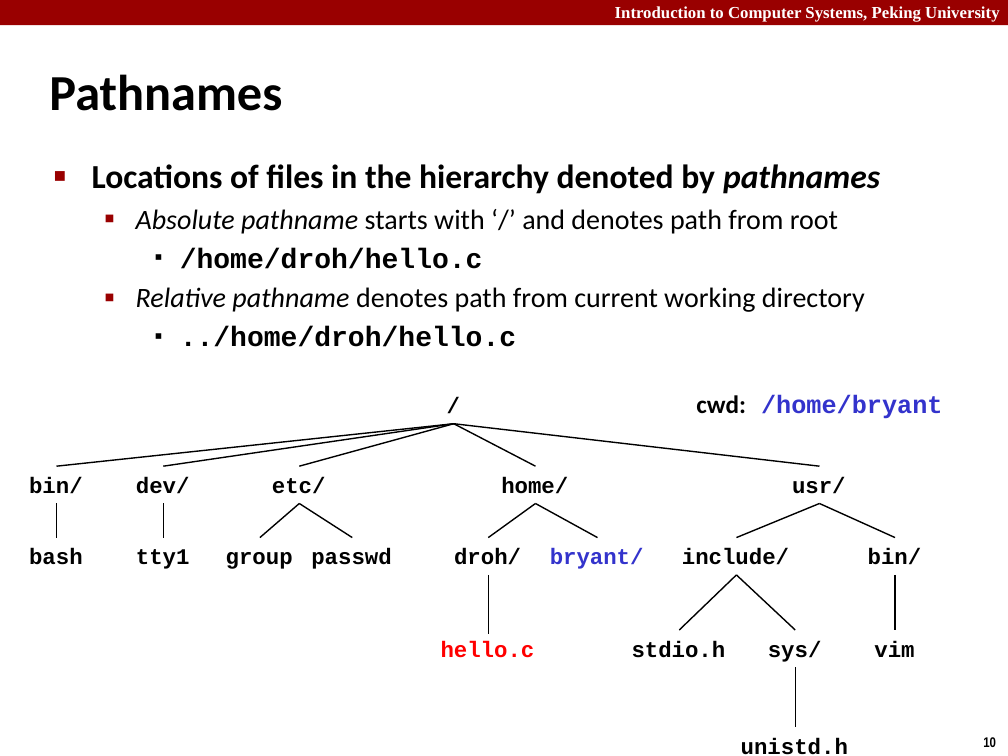
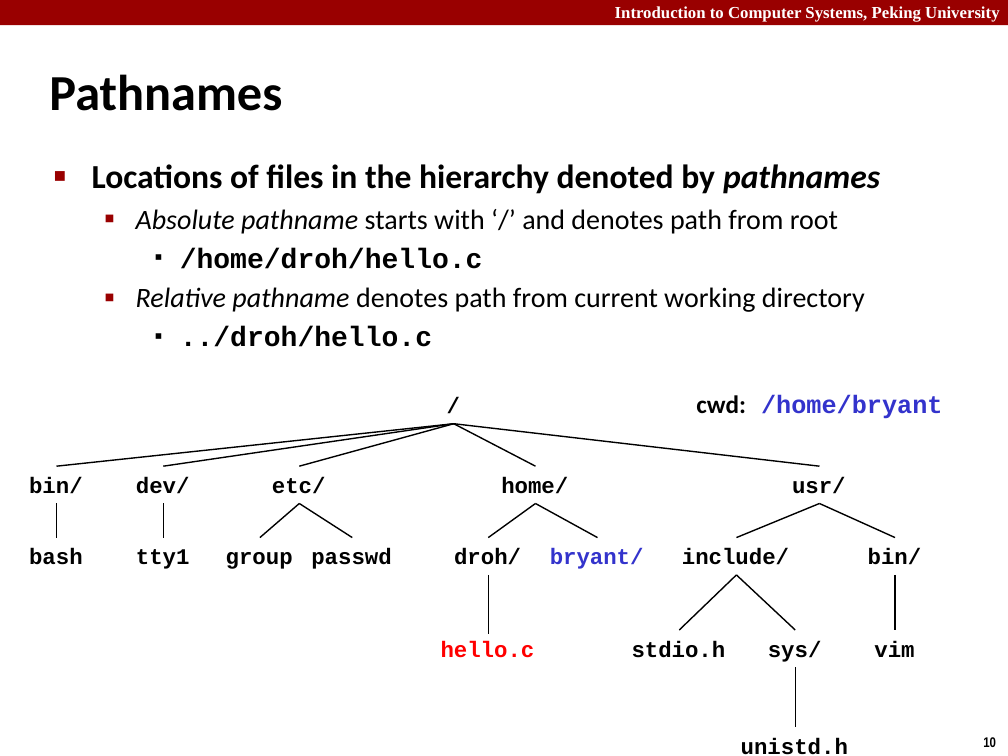
Before and after one commit to caodg/ics, a slide deck: slide 10 of slides/B04-SysIO.pptx. Drawn at 1008x756 pixels with LibreOffice and Linux fonts; fonts in the diff are those of the drawing. Boxes give left, top, right and bottom in pixels: in the first picture for what was removed or moved away, otherwise in the second. Text is boxed around its words. In the diff, an @@ line names an element or a change of style, - is before the commit and + after.

```diff
--- a/slides/B04-SysIO.pptx
+++ b/slides/B04-SysIO.pptx
@@ text at box(180, 326, 432, 347): text changed @@
-    ▪ ../home/droh/hello.c
+    ▪ ../droh/hello.c
```
Also in this commit, not shown: 3 other slides changed, 3 slides added, 2 other files.
